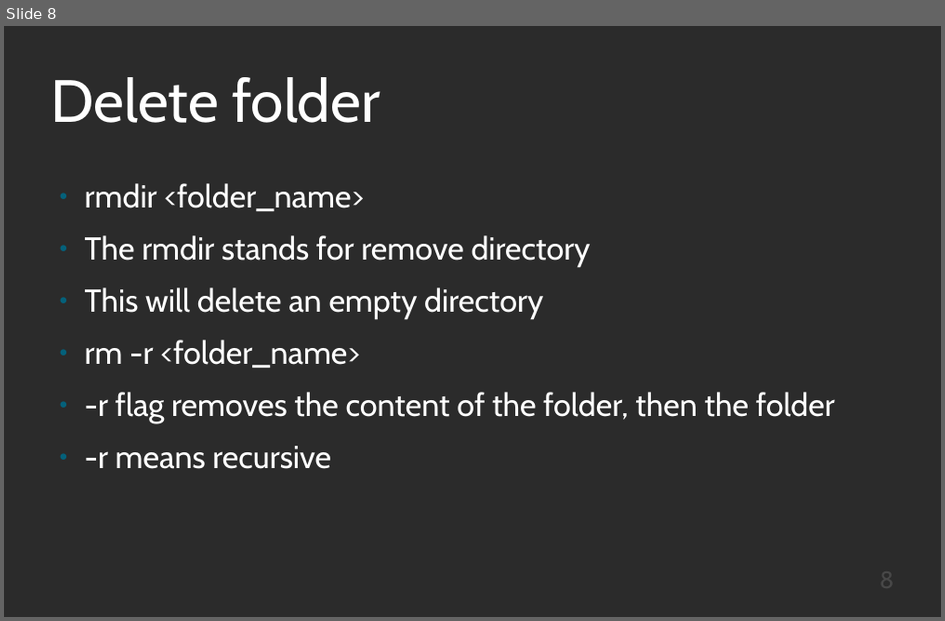
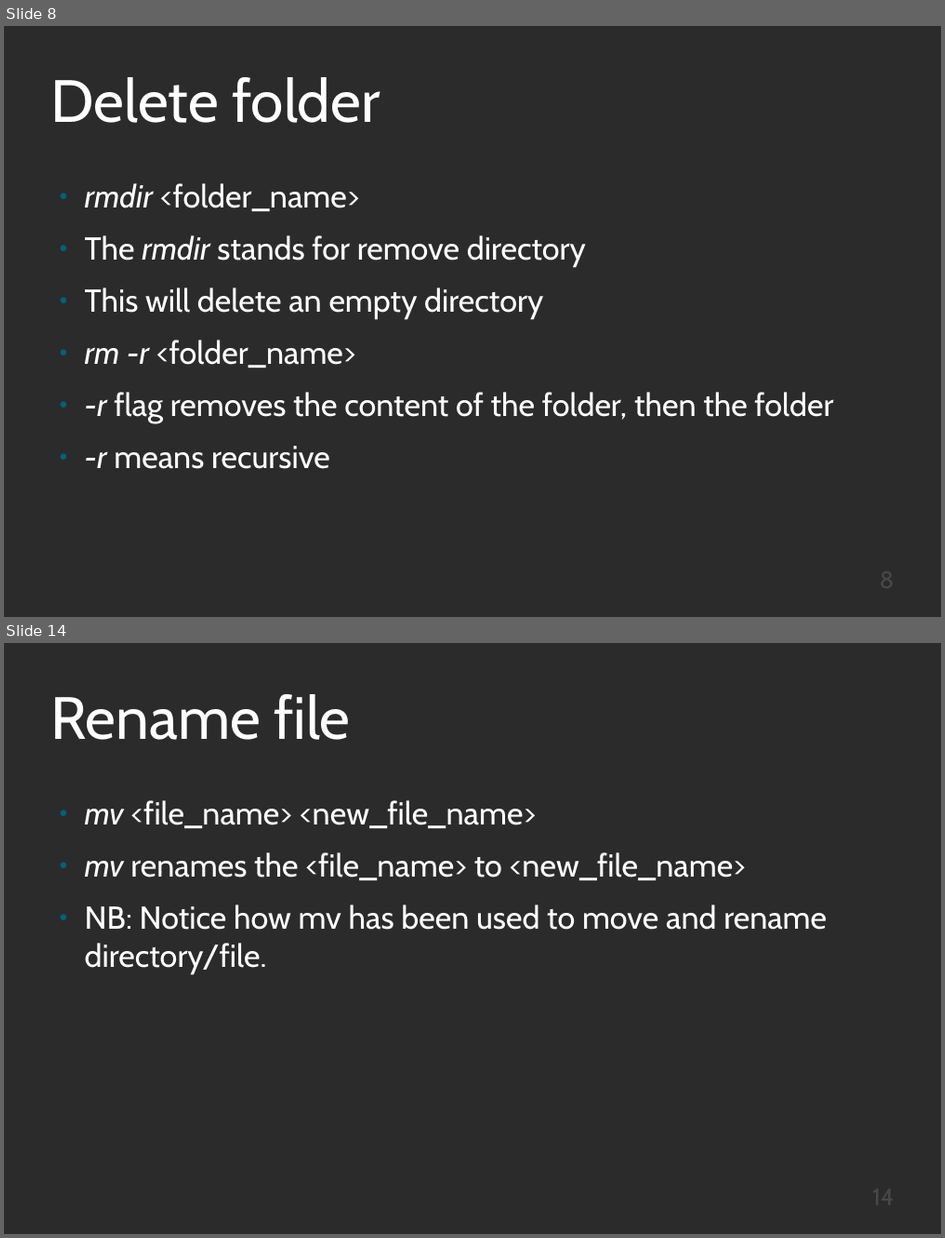
Before and after one commit to Otumian-empire/CLI-presentation, a slide deck: cli.odp. Shown one above the other, each under a label of ours: slide 8 before the commit, slides 8 and 14 after it; the slides between them are not shown. The pictures are 945x621 and 945x1238 pixels, drawn with LibreOffice and Linux fonts; fonts in the diff are those of the drawing; background and template pictures are left out; a plain dark background stands for a picture behind light text. Boxes give left, top, right and bottom in pixels: in the first picture for what was removed or moved away, otherwise in the second. Text is boxed around its words. In the diff, an @@ line names an element or a change of style, - is before the commit and + after.

```diff
--- a/cli.odp
+++ b/cli.odp
@@ slide 14 added at box(4, 643, 941, 1234), background picture (left out) @@
@@ title added at box(50, 694, 350, 740), 60 pt, text #FFFFFF @@
+Rename file
@@ text added at box(85, 800, 827, 973), 32 pt, text #FFFFFF @@
+● mv <file_name> <new_file_name>
+● mv renames the <file_name> to <new_file_name>
+● NB: Notice how mv has been used to move and rename directory/file.
@@ page number added at box(676, 1181, 895, 1221), 24 pt, text #484848 @@
+14
@@ slide 8 changed as well @@
@@ text at box(85, 183, 834, 469): italic on in "rmdir", "rmdir", "rm -r", "-r" and 1 more places @@
```
Also in this commit, not shown: 10 other slides changed, 3 other slides added, 3 slides removed.
